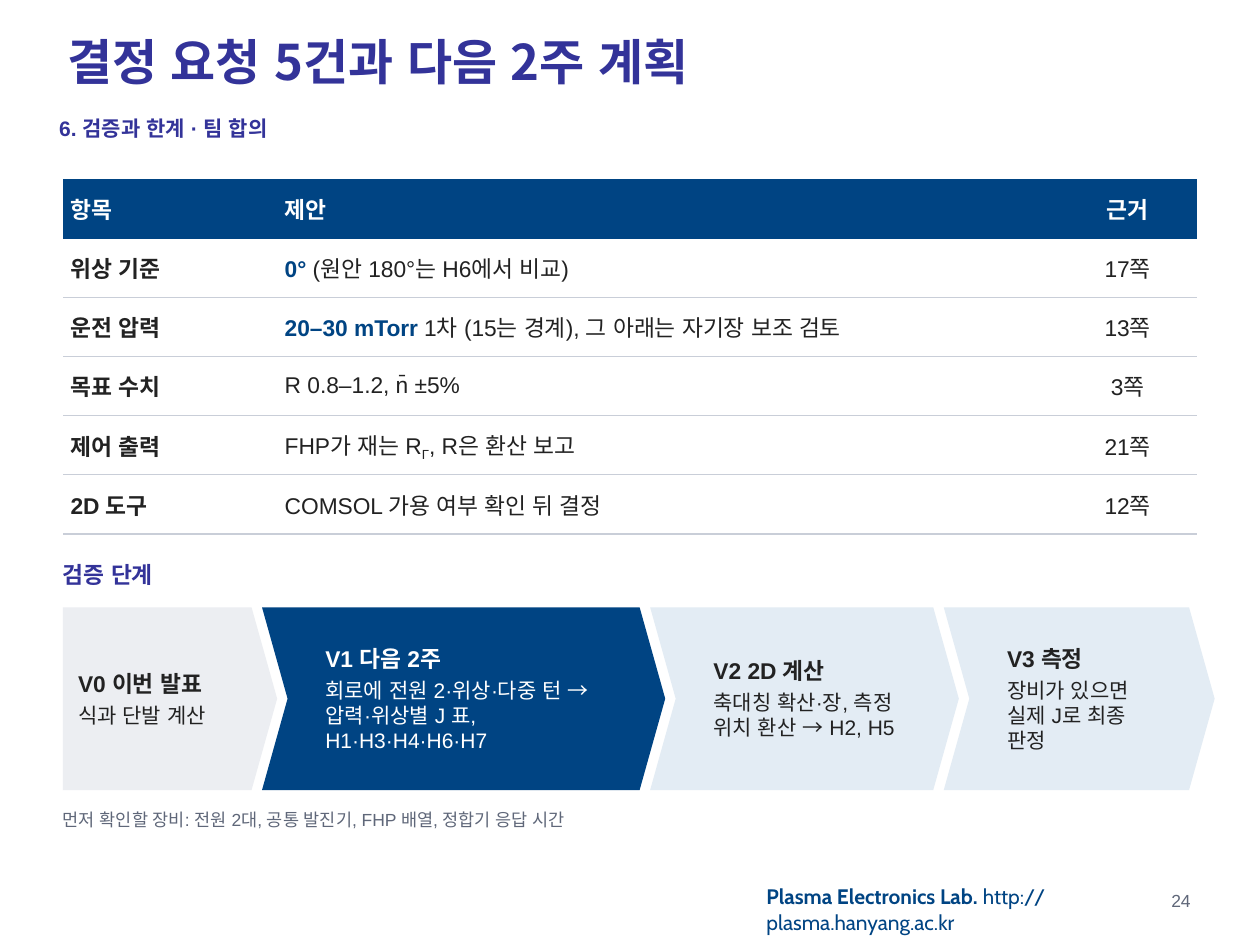
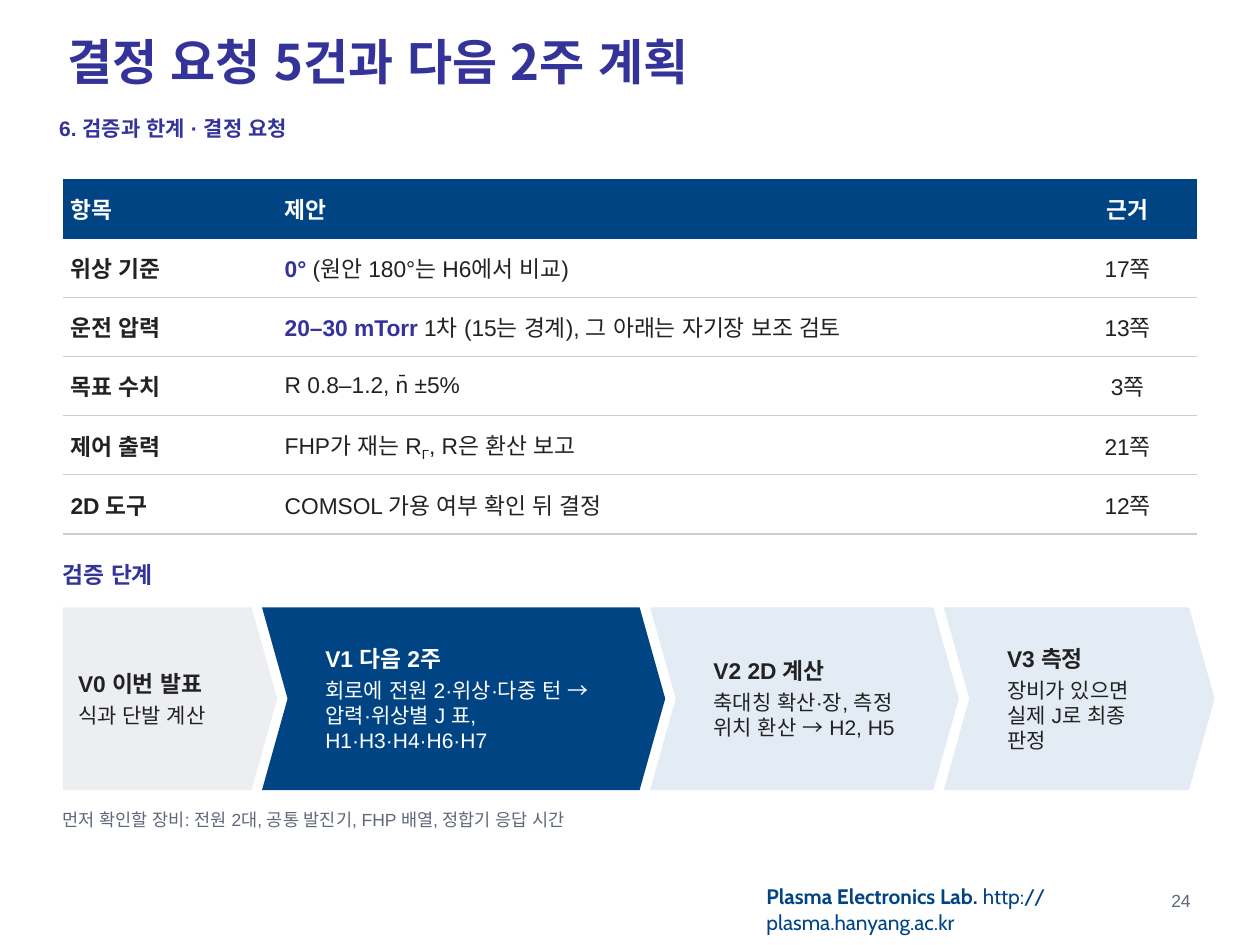
Before and after one commit to garlicjam-pyo/plasma, a slide deck: slide 24 of presentations/1차발표_최종.pptx. Drawn at 1260x945 pixels with LibreOffice and Linux fonts; fonts in the diff are those of the drawing; background and template pictures are left out. Boxes give left, top, right and bottom in pixels: in the first picture for what was removed or moved away, otherwise in the second. Text is boxed around its words. In the diff, an @@ line names an element or a change of style, - is before the commit and + after.

```diff
--- a/presentations/1차발표_최종.pptx
+++ b/presentations/1차발표_최종.pptx
@@ text at (59,118,287,138): text changed @@
-6. 검증과 한계 · 팀 합의
+6. 검증과 한계 · 결정 요청
@@ table at (63,179,1197,534) @@
@@ text colour #004483 to #333399 in "0°", "20–30 mTorr" @@
```
Also in this commit, not shown: 11 other slides changed, 2 other files.
